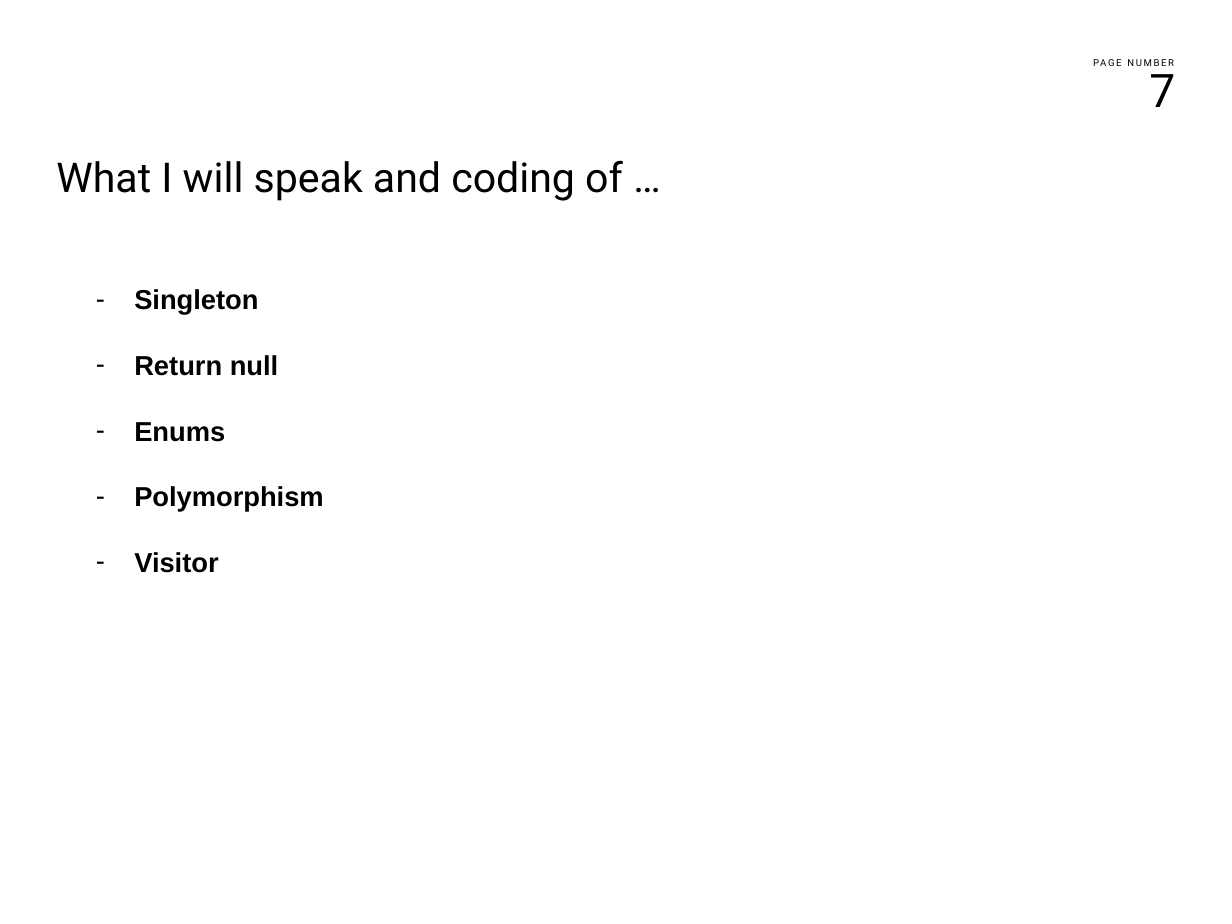
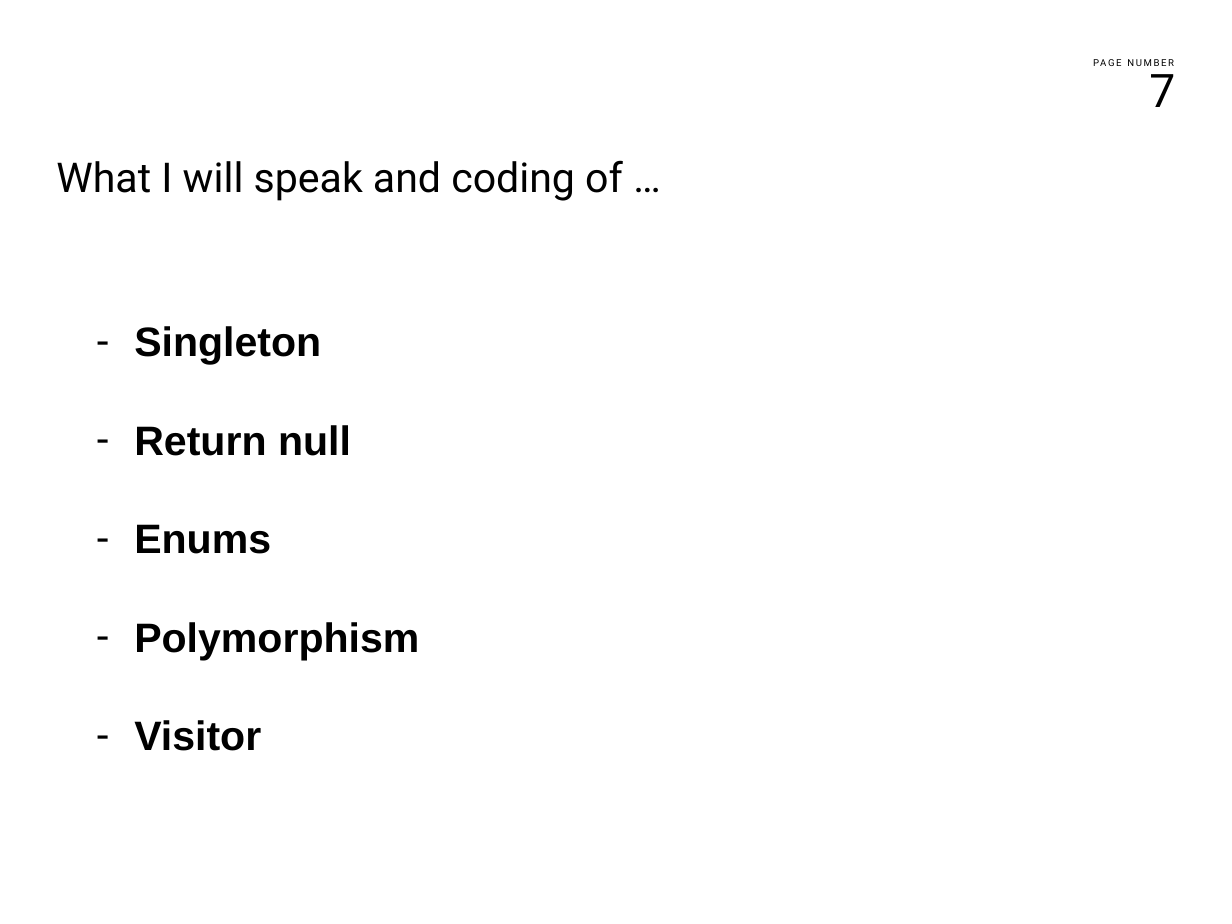
Before and after one commit to franco-melandri/NoIF, a slide deck: slide 7 of docs/noif.pptx. Drawn at 1232x924 pixels with LibreOffice and Linux fonts; fonts in the diff are those of the drawing; background and template pictures are left out. Boxes give left, top, right and bottom in pixels: in the first picture for what was removed or moved away, otherwise in the second. Text is boxed around its words. In the diff, an @@ line names an element or a change of style, - is before the commit and + after.

Commit message:
improving visitor

```diff
--- a/docs/noif.pptx
+++ b/docs/noif.pptx
@@ text "Singleton" at <box>134,326,419,751</box>: size 16 to 24 pt @@
```
Also in this commit, not shown: 6 other slides changed, 1 slide added, 1 slide removed, 3 other files.
